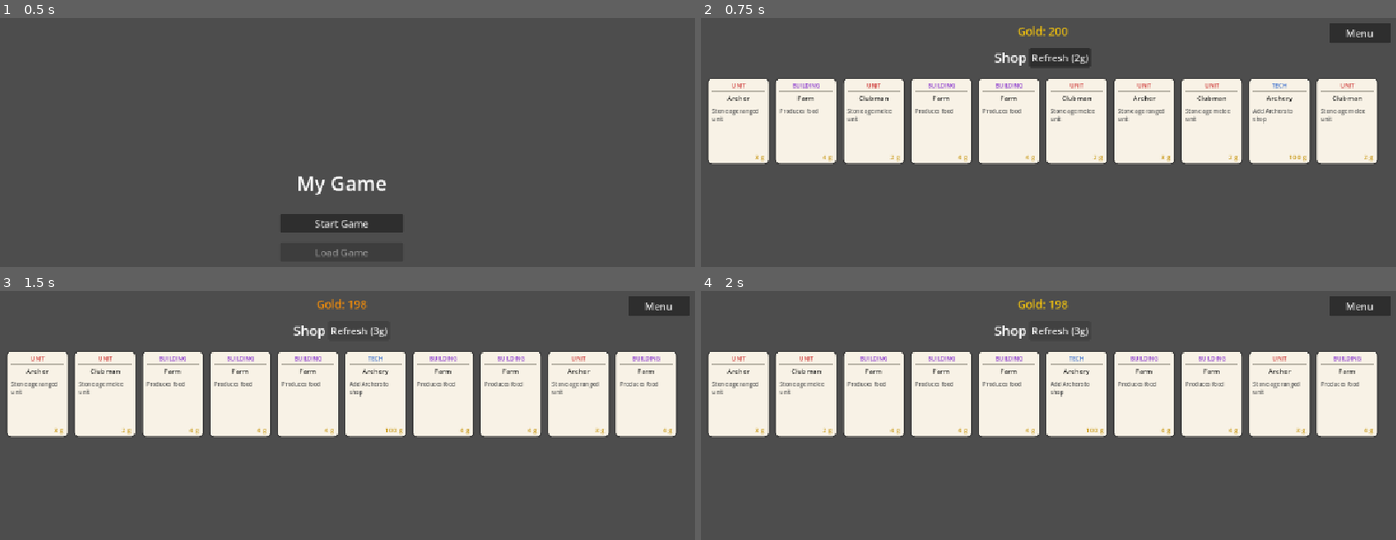
Above: before the commit, frames 1-4 (two rows, left to right).
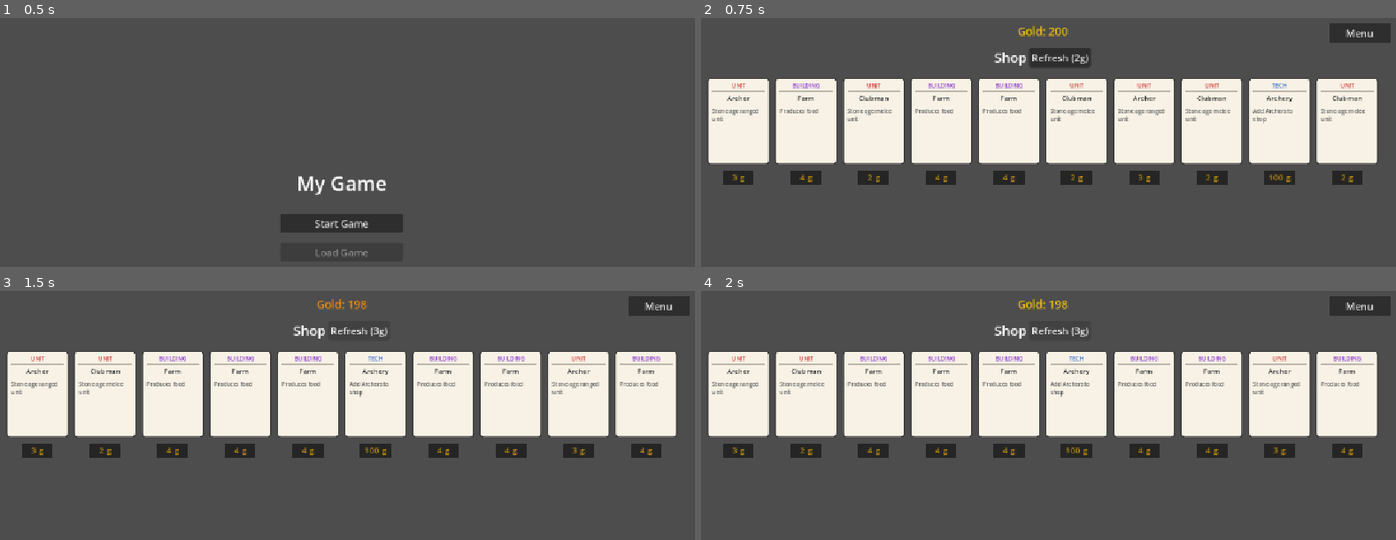
Above: after the commit, the same moments.

Repository: maomoney/proj2
Game: Godot game, scene res://main.tscn
The game is run twice, just before and just after one commit, with the same random seed, the same clock (stepped at 60 frames per second) and the same inputs.
Inputs:
- Up to frame 1 (0.5 s): no input
- Up to frame 2 (0.75 s): click "Start Game" at 0.5 s
- Up to frame 3 (1.5 s): click "Refresh (2g)" at 1.25 s
- Up to frame 4 (2 s): no input

Frame 1 is identical in both runs. In frame 2, 2.8% of the frame differs, in the area x 1-98%, y 24-68%; in frame 3, 2.8%; in frame 4, 2.8%.

Commit message:
animation tweaks

Diff:
--- a/card.gd
+++ b/card.gd
@@ -11,8 +11,14 @@
 var dragging := false
 var drag_offset := Vector2.ZERO
 var _hovered := false
+# Draws the sell value (half the cost) above the card. Shop toggles this for hovered/dragged hand cards.
+var show_cost := false:
+	set(value):
+		if show_cost != value:
+			show_cost = value
+			queue_redraw()
 
-const CORNER_RADIUS   := 8.0
+const CORNER_RADIUS   := 6.0
 const DRAG_THRESHOLD  := 5.0
 const BG_COLOR        := Color(0.97, 0.95, 0.90)
 const BORDER_COLOR    := Color(0.25, 0.25, 0.25)
@@ -84,10 +90,11 @@
 	draw_multiline_string(font, Vector2(margin, 57.0), desc_str,
 			HORIZONTAL_ALIGNMENT_LEFT, text_width, 9, 4, TEXT_COLOR_DIM)
 
-	# Cost
-	var cost: int = data.get("cost", 0)
-	draw_string(font, Vector2(margin, card_size.y - 8.0), "%d g" % cost,
-			HORIZONTAL_ALIGNMENT_RIGHT, text_width, 11, GOLD_COLOR)
+	# Sell value, centered above the card (below would be off-screen for hand cards)
+	if show_cost:
+		var sell_value: int = int(data.get("cost", 0)) / 2
+		draw_string(font, Vector2(0.0, -6.0), "%d g" % sell_value,
+				HORIZONTAL_ALIGNMENT_CENTER, card_size.x, 14, GOLD_COLOR)
 
 func _input(event: InputEvent) -> void:
 	if event is InputEventMouseMotion:
--- a/shop.gd
+++ b/shop.gd
@@ -19,6 +19,11 @@
 const SHOP_SCALE    := 1.1
 const SHOP_LIFT 	:= 0
 const SHOP_TWEEN_T  := 0.1
+const COST_LABEL_OFFSET_Y := 150.0  # below the card's bottom edge (card height 140)
+const COST_LABEL_HEIGHT   := 20.0
+const COST_LABEL_WIDTH    := 50.0   # background rect width, centered under the card
+const COST_LABEL_BG_COLOR := Color(0.12, 0.12, 0.12, 0.85)
+const COST_LABEL_COLOR    := Color(0.78, 0.58, 0.05)
 
 var card_count := 10
 var cards: Array[Node2D] = []
@@ -91,6 +96,7 @@
 
 func _spawn_cards(count: int = card_count) -> void:
 	for card in cards:
+		_free_cost_label(card)
 		card.queue_free()
 	cards.clear()
 
@@ -132,6 +138,40 @@
 		card.purchased.connect(_on_card_purchased.bind(card))
 		_connect_shop_hover(card)
 		cards.append(card)
+		_add_cost_label(card)
+
+# Cost labels are separate nodes pinned to the shop slot, so they don't follow drags or hover.
+func _add_cost_label(card: Node2D) -> void:
+	var data: Dictionary = CardData.get_all().get(card.card_id, {})
+	var label := Label.new()
+	label.text = "%d g" % int(data.get("cost", 0))
+	label.horizontal_alignment = HORIZONTAL_ALIGNMENT_CENTER
+	label.vertical_alignment   = VERTICAL_ALIGNMENT_CENTER
+	label.size = Vector2(COST_LABEL_WIDTH, COST_LABEL_HEIGHT)
+	label.mouse_filter = Control.MOUSE_FILTER_IGNORE
+	label.add_theme_color_override("font_color", COST_LABEL_COLOR)
+	label.add_theme_font_size_override("font_size", 14)
+	var bg := StyleBoxFlat.new()
+	bg.bg_color = COST_LABEL_BG_COLOR
+	# bg.set_corner_radius_all(4)
+	label.add_theme_stylebox_override("normal", bg)
+	# card.position is its slot at spawn time; cards[] is still filling, so _shop_card_position would be off.
+	label.position = card.position + _cost_label_offset()
+	add_child(label)
+	card.set_meta("cost_label", label)
+
+func _cost_label_position(index: int) -> Vector2:
+	return _shop_card_position(index) + _cost_label_offset()
+
+func _cost_label_offset() -> Vector2:
+	return Vector2((CARD_WIDTH - COST_LABEL_WIDTH) / 2.0, COST_LABEL_OFFSET_Y)
+
+func _free_cost_label(card: Node2D) -> void:
+	if card.has_meta("cost_label"):
+		var label: Label = card.get_meta("cost_label")
+		if is_instance_valid(label):
+			label.queue_free()
+		card.remove_meta("cost_label")
 
 func _spawn_hand() -> void:
 	for n in hand_nodes:
@@ -276,6 +316,7 @@
 			return
 		_hand_card_dragging = card
 		card.rotation = 0.0
+		card.show_cost = true
 		get_tree().create_timer(0.2).timeout.connect(func() -> void:
 			if is_instance_valid(card) and card.dragging:
 				_sell_drop_zone.show()
@@ -284,6 +325,7 @@
 	card.drag_ended.connect(func() -> void:
 		_hand_card_dragging = null
 		_sell_drop_zone.hide()
+		card.show_cost = false
 		var drop_y: float = card.global_position.y + card_h / 2.0
 		if drop_y <= get_viewport_rect().size.y / 3.0:
 			_sell_hand_card(card)
@@ -304,6 +346,7 @@
 		if hand_card_hovered != null:
 			_unhover_hand_card(hand_card_hovered)
 		hand_card_hovered = card
+		card.show_cost = true
 		_lift_card(card)
 		var idx          := card.get_meta("hand_index") as int
 		var vp           := get_viewport_rect().size
@@ -334,6 +377,8 @@
 		card.global_position = global
 
 func _unhover_hand_card(card: Node2D) -> void:
+	if not card.dragging:
+		card.show_cost = false
 	_drop_card(card)
 	var idx  := card.get_meta("hand_index") as int
 	var base := _hand_card_position(idx)
@@ -354,6 +399,8 @@
 		var tw := create_tween().set_parallel(true)
 		tw.tween_property(cards[i], "position", target, SHOP_TWEEN_T)
 		tw.tween_property(cards[i], "scale",    Vector2.ONE, SHOP_TWEEN_T)
+		if cards[i].has_meta("cost_label"):
+			tw.tween_property(cards[i].get_meta("cost_label"), "position", _cost_label_position(i), SHOP_TWEEN_T)
 
 func _sell_hand_card(card: Node2D) -> void:
 	var data: Dictionary = CardData.get_all().get(card.card_id, {})
@@ -416,6 +463,7 @@
 		return
 	_change_gold(-cost)
 	hand_cards.append(card.card_id)
+	_free_cost_label(card)
 	cards.erase(card)
 	card.queue_free()
 	_reindex_shop_cards()
